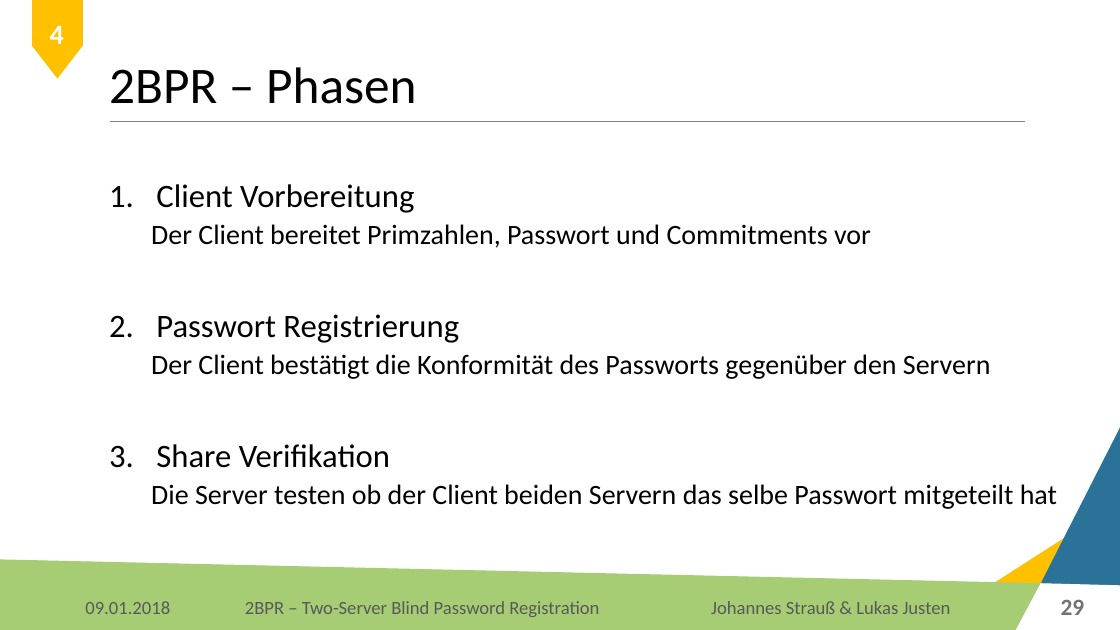
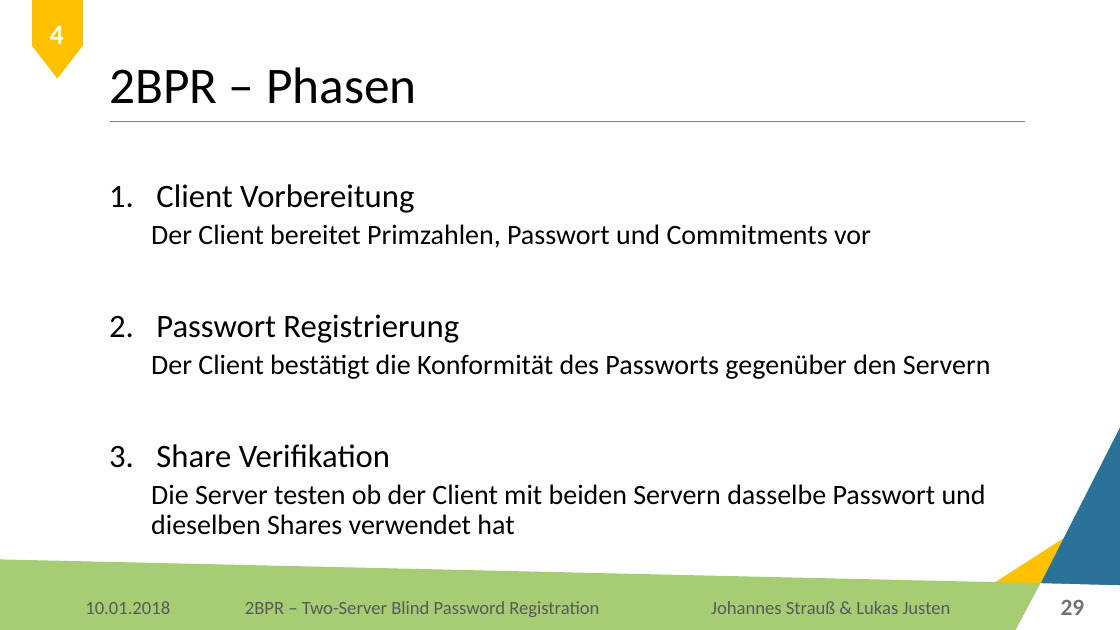
Before and after one commit to Lukas-Justen/IT-Security-2BPR, a slide deck: slide 29 of 2BPR.pptx. Drawn at 1120x630 pixels with LibreOffice and Linux fonts; fonts in the diff are those of the drawing; background and template pictures are left out. Boxes give left, top, right and bottom in pixels: in the first picture for what was removed or moved away, otherwise in the second. Text is boxed around its words. In the diff, an @@ line names an element or a change of style, - is before the commit and + after.

```diff
--- a/2BPR.pptx
+++ b/2BPR.pptx
@@ text at (x1=151, y1=484, x2=986, y2=535): text changed @@
-  Die Server testen ob der Client beiden Servern das selbe Passwort mitgeteilt hat
+  Die Server testen ob der Client mit beiden Servern dasselbe Passwort und dieselben Shares verwendet hat
@@ text at (x1=85, y1=601, x2=170, y2=614): text changed @@
-09.01.2018
+10.01.2018
```
Also in this commit, not shown: 46 other slides changed, 3 slides added, 4 slides removed, 3 other files.
